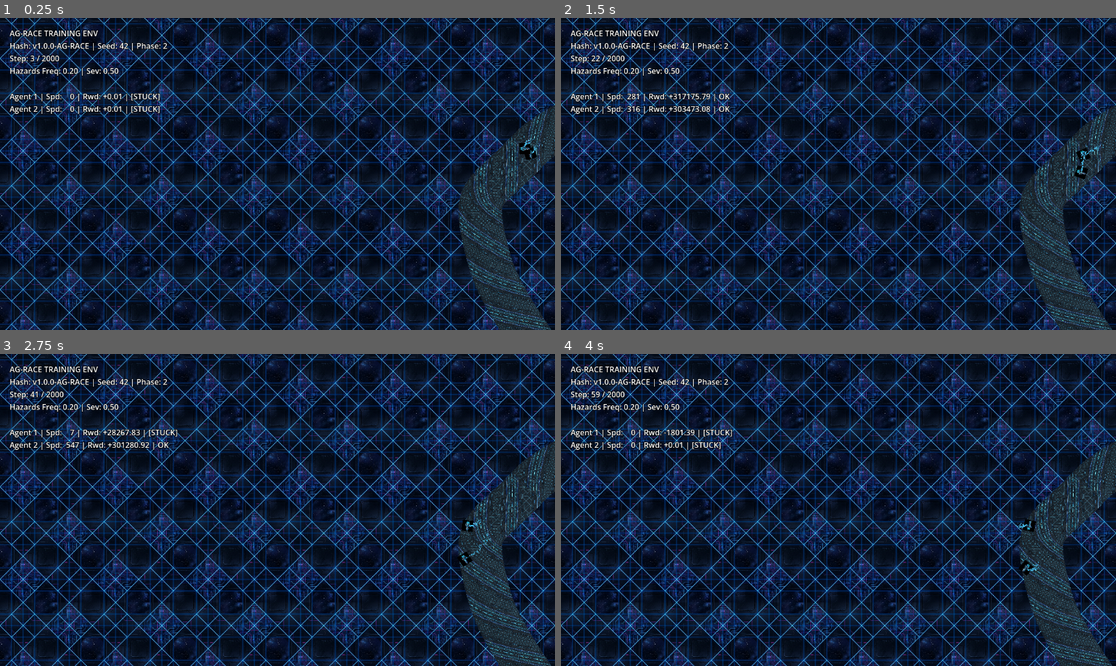
Above: before the commit, frames 1-4 (two rows, left to right).
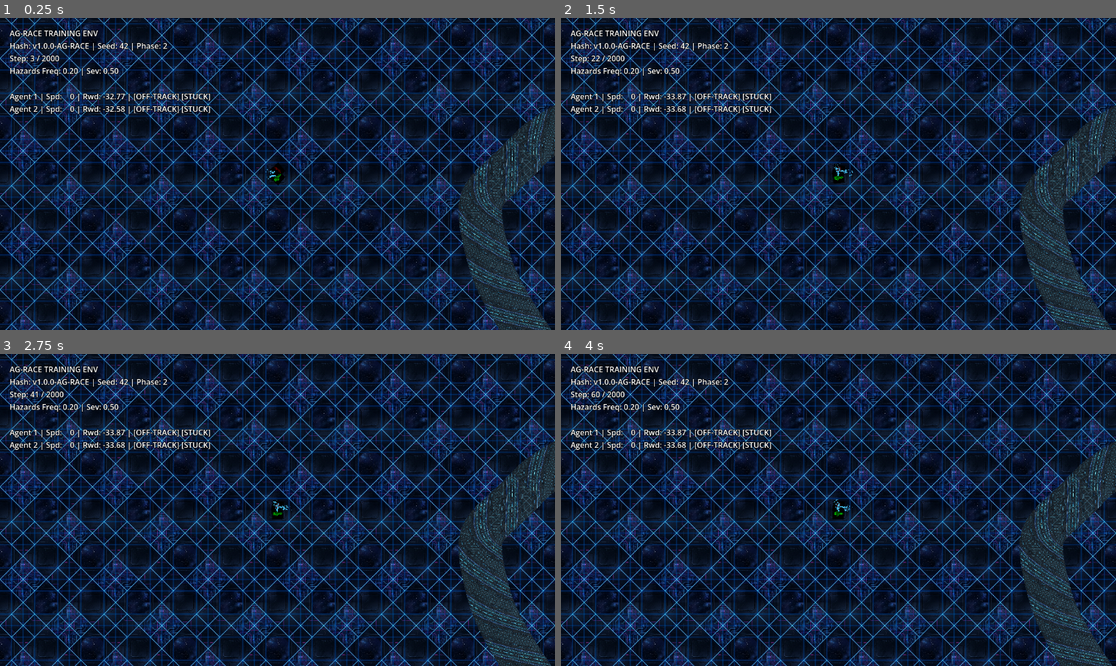
Above: after the commit, the same moments.

Repository: juanmanuelpriet/Jackpot-Jockeys
Game: Godot game, scene res://scenes/Race2D.tscn
Two runs of this game, one before a commit and one after it. Both use one fixed random seed, a clock stepped at 60 frames per second and the inputs below.
Inputs:
- Up to frame 1 (0.25 s): no input
- Up to frame 2 (1.5 s): no input
- Up to frame 3 (2.75 s): no input
- Up to frame 4 (4 s): no input

The runs differ from the first frame. In frame 1, 0.8% of the frame differs, in the area x 18-98%, y 24-54%; in frame 2, 1.0%, in the area x 11-98%, y 24-54%; in frame 3, 1.0%; in frame 4, 0.9%.

Commit message:
Refactor RL: Entorno Gymnasium estricto, BaselineAgent y metricas estabilizadas

Diff:
--- a/hipodromo/agents/AIBrain.tscn
+++ /dev/null
@@ -1,6 +0,0 @@
-[gd_scene format=3 uid="uid://c3m7waa1q4f2"]
-
-[ext_resource type="Script" path="res://agents/AIBrain.gd" id="1_abc"]
-
-[node name="AIBrain" type="Node"]
-script = ExtResource("1_abc")
--- a/hipodromo/agents/AIBrain.gd
+++ b/hipodromo/agents/BaselineAgent.gd
@@ -1,5 +1,7 @@
 extends Node
 class_name BaselineAgent
+
+const OBS_SCHEMA_V1 = "15_dims: [speed, v_x, v_y, s, off_track, stuck, error_h, error_l, w_gust_flag, w_x, w_y, f_mod, ctrl_inv, stun_t, noise_t]"
 
 @export var vehicle_path: NodePath
 var vehicle: Vehicle
@@ -12,10 +14,11 @@
 var is_active: bool = false
 var lookahead_distance: float = 400.0
 
-# Estado interno para fallback
+# Estado interno para fallback y recompensas
 var stuck_timer: float = 0.0
 var prev_progress: float = 0.0
 var off_track_time: float = 0.0
+var prev_steer_action: float = 0.0
 
 func _ready():
 	if has_node(vehicle_path):
@@ -44,17 +47,16 @@
 	var global_pos = vehicle.global_position
 	var s = track_generator.get_progress_scalar(global_pos)
 	var off_track_dist = track_generator.get_off_track_distance(global_pos)
-	var target_pt = get_lookahead_point(lookahead_distance)
-	var dir_to_target = (target_pt - global_pos).normalized()
+
+	var ideal_heading = track_generator.get_ideal_heading(global_pos)
 	var forward = Vector2.RIGHT.rotated(vehicle.rotation)
-
-	var heading_error = forward.angle_to(dir_to_target)
+	var heading_error = forward.angle_to(ideal_heading)
 
 	var obs = {
 		"self_state": {
-			"speed": vehicle.velocity.length() / vehicle.max_speed,
-			"vel_x": vehicle.velocity.x / vehicle.max_speed,
-			"vel_y": vehicle.velocity.y / vehicle.max_speed,
+			"speed": vehicle.velocity.length() / max(1.0, vehicle.max_speed),
+			"vel_x": vehicle.velocity.x / max(1.0, vehicle.max_speed),
+			"vel_y": vehicle.velocity.y / max(1.0, vehicle.max_speed),
 			"progress": s,
 			"off_track": off_track_dist,
 			"stuck_timer": stuck_timer
@@ -62,7 +64,7 @@
 		"track": {
 			"heading_error": heading_error / PI,
 			"lateral_error": off_track_dist / 100.0,
-			"curvature_ahead": 0.0 # Simplificado
+			"curvature_ahead": track_generator.get_local_curvature(s)
 		},
 		"world_events": []
 	}
@@ -76,7 +78,7 @@
 	var dict = get_observation_dict()
 	if dict.is_empty():
 		var empty: Array[float] = []
-		empty.resize(20) # Filler size
+		empty.resize(15)
 		empty.fill(0.0)
 		return empty
 
@@ -89,22 +91,18 @@
 	vec.append(dict["self_state"]["off_track"])
 	vec.append(dict["self_state"]["stuck_timer"])
 
-	# 2. Track errors (2)
+	# 2. Track errors (2) (Normalizamos el array de Tracksensors asumiendo sin raycasts)
 	vec.append(dict["track"]["heading_error"])
 	vec.append(dict["track"]["lateral_error"])
 
 	# 3. World Events (7)
-	var events: Array[float] = dict["world_events"]
+	var events: Array = dict["world_events"]
 	if events.size() == 7:
-		vec.append_array(events)
+		for e in events: vec.append(float(e))
 	else:
 		vec.append_array([0.0, 0.0, 0.0, 1.0, 0.0, 0.0, 0.0])
 
-	# Tamaño total base = 6 + 2 + 7 = 15 dims (Extensible a 85 con raycasts y rivales)
-	# Padding a 20 dims para estabilidad inicial
-	while vec.size() < 20:
-		vec.append(0.0)
-
+	# Tamaño total base garantizado = 6 + 2 + 7 = 15 dims (V1)
 	return vec
 
 # --- CONTROL BASELINE / POLICY ---
@@ -118,7 +116,7 @@
 	var s = track_generator.get_progress_scalar(pos)
 	var off_track = track_generator.get_off_track_distance(pos)
 
-	# Actualizar variables de safety
+	# Actualizar variables de safety (stuck handling real)
 	if vehicle.velocity.length() < 50.0 and vehicle.throttle > 0.1:
 		stuck_timer += delta
 	else:
@@ -130,7 +128,6 @@
 		off_track_time = 0.0
 
 	var target = get_lookahead_point(lookahead_distance)
-	var raw_dist = pos.distance_to(target)
 	var dir_to_target = (target - pos).normalized()
 
 	var forward = Vector2.RIGHT.rotated(vehicle.rotation)
@@ -143,17 +140,21 @@
 	var steer = right_dot * 2.5 # Ganancia Kp simple
 	steer = clamp(steer, -1.0, 1.0)
 
-	# Curvature-based speed modulation
-	# Si el dot frontal es muy bajo, la curva es cerrada
+	# Modulación de aceleración predictiva por curvatura local
+	var curvature_ahead = track_generator.get_local_curvature(s)
+
 	var throttle = 1.0
 	var brake = 0.0
 
-	if forward_dot < 0.3:
+	if abs(curvature_ahead) > 0.015: # Curva fuerte
 		throttle = 0.3
 		brake = 0.5
-	elif forward_dot < 0.7:
+	elif abs(curvature_ahead) > 0.005: # Curva media
 		throttle = 0.6
 		brake = 0.1
+	elif forward_dot < 0.5: # Vehículo mal orientado
+		throttle = 0.2
+		brake = 0.4
 	elif vehicle.velocity.length() > vehicle.max_speed * 0.95:
 		throttle = 0.8 # Lift and coast near topspeed
 
@@ -161,20 +162,20 @@
 
 	# Si está atrapado
 	if stuck_timer > 1.5:
-		# Intento de destrabar: reversa y giro opuesto
 		throttle = 0.0
 		brake = 1.0
-		steer = -sign(steer)
+		steer = -sign(steer) # Intentar reversa opuesta
 
-	# Si va directo a la pared (off-track en aumento rápido)
+	# Si va directo a la pared (off-track crítico)
 	if off_track > 50.0:
 		throttle = 0.2
 		brake = 0.8
-		steer = sign(right_dot) * 1.5 # Oversteer para volver
+		# Emergency Steer hacia el centro asumiendo path cercano
+		steer = sign(right_dot) * 1.5
 
 	return {
-		"throttle": throttle,
-		"brake": brake,
+		"throttle": clamp(throttle, 0.0, 1.0),
+		"brake": clamp(brake, 0.0, 1.0),
 		"steer": clamp(steer, -1.0, 1.0)
 	}
 
@@ -190,10 +191,6 @@
 
 	return track_generator.path.curve.sample_baked(target_offset)
 
-# (Opcional) Correr autónomamente si no está controlado por Race2D explícitamente
-# En el loop final, Race2D debería llamar a compute_baseline_action() y luego inyectarlo al Vehicle.
-# Para compatibilidad del prototipo, lo aplicamos aquí.
-func _physics_process(delta):
-	if is_active and vehicle:
-		var act = compute_baseline_action(delta)
-		vehicle.apply_inputs(act["throttle"], act["brake"], act["steer"])
+# IMPORTANTE: Eliminamos _physics_process interno de este script.
+# En este diseño Gymnasium-Like, es el Entorno (Race2D.step_environment)
+# el que obtiene 'compute_baseline_action()' y luego inyecta las variables a 'v.apply_inputs()'.
--- /dev/null
+++ b/hipodromo/agents/BaselineAgent.tscn
@@ -0,0 +1,6 @@
+[gd_scene format=3 uid="uid://c3m7waa1q4f2"]
+
+[ext_resource type="Script" path="res://agents/BaselineAgent.gd" id="1_abc"]
+
+[node name="BaselineAgent" type="Node"]
+script = ExtResource("1_abc")
--- a/hipodromo/agents/Vehicle.gd
+++ b/hipodromo/agents/Vehicle.gd
@@ -4,13 +4,20 @@
 @export var max_speed: float = 1400.0
 @export var acceleration: float = 1800.0
 @export var turn_speed: float = 3.5
-@export var lateral_grip: float = 4.0 # Cuanto mas alto, menos derrapa (drift)
-@export var drag: float = 1.0 # Fricción con el "aire"
+@export var lateral_grip: float = 4.0
+@export var drag: float = 1.0
 @export var braking: float = 2000.0
 
 var throttle: float = 0.0 # 0.0 a 1.0
 var brake_input: float = 0.0 # 0.0 a 1.0
 var steer: float = 0.0 # -1.0 a 1.0
+
+# --- Modificadores del Entorno (World Events) ---
+var friction_modifier: float = 1.0
+var control_inverted: bool = false
+var sensor_noise: float = 0.0
+var stun_timer: float = 0.0
+var drift_impairment: float = 1.0
 
 @onready var visual = $Visual
 @onready var particles = $EngineParticles
@@ -93,16 +100,11 @@
 	if visual:
 		visual.color = c
 
-# --- Modificadores del Entorno (World Events) ---
-var friction_modifier: float = 1.0
-var control_inverted: bool = false
-var sensor_noise: float = 0.0
-var stun_timer: float = 0.0
-var drift_impairment: float = 1.0
-
-func _process(delta):
-	if stun_timer > 0.0:
-		stun_timer -= delta
+func reset_modifiers():
+	friction_modifier = 1.0
+	control_inverted = false
+	sensor_noise = 0.0
+	drift_impairment = 1.0
 
 func set_friction_modifier(val: float):
 	friction_modifier = max(0.1, val)
--- a/hipodromo/config/EnvironmentConfig.gd
+++ b/hipodromo/config/EnvironmentConfig.gd
@@ -2,17 +2,24 @@
 class_name EnvironmentConfig
 
 @export var config_hash: String = "v1.0.0-AG-RACE"
-@export var curriculum_phase: int = 1 # 1: sin rivales, 2: 1 rival, 3: múltiples agentes + caos
-@export var train_split: String = "train" # train, val, test
+@export var curriculum_phase: int = 1
+@export var train_split: String = "train"
 @export var base_seed: int = 42
 
 @export var max_steps_per_episode: int = 2000
 @export var physics_fps: int = 60
 @export var inference_fps: int = 15
+@export var action_repeat: int = 4 # (physics_fps / inference_fps) esperado
+
+# Parámetros físicos configurables desde fuera
+@export var base_friction: float = 1.0
+@export var track_width: float = 300.0
 
 @export var num_agents: int = 1
 @export var hazard_frequency: float = 0.0
 @export var max_hazard_severity: float = 0.0
+
+@export var enable_events: bool = false
 
 func _init(seed_val: int = 42, phase: int = 1, split: String = "train"):
 	base_seed = seed_val
@@ -24,13 +31,16 @@
 func setup_curriculum():
 	if curriculum_phase == 1:
 		num_agents = 1
+		enable_events = false
 		hazard_frequency = 0.0
 		max_hazard_severity = 0.0
 	elif curriculum_phase == 2:
 		num_agents = 2
+		enable_events = true
 		hazard_frequency = 0.2
 		max_hazard_severity = 0.5
 	else:
 		num_agents = 4
+		enable_events = true
 		hazard_frequency = 0.8
 		max_hazard_severity = 1.0
--- /dev/null
+++ b/hipodromo/evaluate_integration.gd
@@ -0,0 +1,26 @@
+extends SceneTree
+
+func _init():
+	print("--- INICIANDO INTEGRATION TEST ---")
+	var root = get_root()
+	var race = preload("res://scenes/Race2D.tscn").instantiate()
+	root.add_child(race)
+
+	var config = EnvironmentConfig.new(1234, 2, "test")
+	config.max_steps_per_episode = 150 # Prueba corta
+
+	var obs = race.reset_environment(config)
+	print("Initial Obs Size: ", obs.size(), " | Dim: ", obs[0].size())
+
+	var steps = 0
+	var done = false
+	while not done and steps < 200:
+		# Dummy step simulación de FPS
+		race._physics_process(1.0/15.0)
+		done = race.current_step >= config.max_steps_per_episode
+		steps += 1
+		if steps % 50 == 0:
+			print("Step ", steps, " reached.")
+
+	print("--- TEST FINALIZADO CON ÉXITO ---")
+	quit()
--- a/hipodromo/scenes/Race2D.gd
+++ b/hipodromo/scenes/Race2D.gd
@@ -59,48 +59,55 @@
 
 # --- REQUERIMIENTOS ESTRICTOS DE RL ---
 
-func reset_environment(config: EnvironmentConfig):
+func reset_environment(config: EnvironmentConfig, custom_seed: int = -1) -> Array:
 	is_running = false
 	env_config = config
+
+	if custom_seed != -1:
+		env_config.base_seed = custom_seed
+
 	current_step = 0
 	time_since_last_inference = 0.0
 
-	# 1. Determinismo absoluto
+	# 1. Determinismo Absoluto
 	seed(env_config.base_seed)
-	print("[AG-RACE] Reset Environment - Seed: ", env_config.base_seed, " Config Hash: ", env_config.config_hash)
-
-	# 2. Generar Pista Determinista
+	print("[ag-race] Reset Env | Seed: %d | Config: %s | Agents: %d" % [env_config.base_seed, env_config.config_hash, env_config.num_agents])
+
+	# 2. Reconstrucción Semilla Estricta
 	track_generator.generate_track(env_config.base_seed)
 
-	# Limpiar agentes viejos
 	for v in vehicles: if is_instance_valid(v): v.queue_free()
 	for b in brains: if is_instance_valid(b): b.queue_free()
 	vehicles.clear()
 	brains.clear()
 	agent_progress_mem.clear()
 
-	# Wait one frame for splines to build correctly
-	call_deferred("_spawn_agents_and_start")
-
-func _spawn_agents_and_start():
+	# Spawn síncrono para RL
+	_spawn_agents_sync()
+
+	# Devuelve las primeras observaciones
+	var initial_obs = []
+	for b in brains:
+		initial_obs.append(b.get_observation_vector())
+	return initial_obs
+
+func _spawn_agents_sync():
 	var start_transform = track_generator.get_start_transform()
-
 	var vehicle_scene = preload("res://agents/Vehicle.tscn")
-	var brain_scene = preload("res://agents/AIBrain.tscn")
+	var brain_scene = preload("res://agents/BaselineAgent.tscn")
 	var colors = [Color.RED, Color.GREEN, Color.BLUE, Color.YELLOW]
 
 	for i in range(env_config.num_agents):
 		var v = vehicle_scene.instantiate() as Node2D
 		var brain = brain_scene.instantiate()
 
-		# Offset lateral estable y determinista
+		# Offset lateral estable anclado a base_seed
 		var y_offset = (i - (env_config.num_agents - 1) / 2.0) * 50.0
-		var local_offset = Vector2(0, y_offset)
-		var offset_pos = start_transform.basis_xform(local_offset)
+		var offset_pos = start_transform.basis_xform(Vector2(0, y_offset))
 
 		v.global_position = start_transform.get_origin() + offset_pos
 		v.rotation = start_transform.get_rotation()
-		v.set_deferred("visual.color", colors[i % colors.size()])
+		v.get_node("Visual").modulate = colors[i % colors.size()]
 
 		vehicles_parent.add_child(v)
 		vehicles.append(v)
@@ -109,16 +116,15 @@
 		v.add_child(brain)
 		brains.append(brain)
 
-	# Setup brains & world events
 	for b in brains:
 		b.vehicle = b.get_parent()
 		b.setup(track_generator, world_event_manager, vehicles)
 
-	world_event_manager.initialize(env_config, vehicles, track_generator.get_track_length())
+	world_event_manager.initialize(env_config, vehicles)
 	is_running = true
 
-# Loop Desacoplado (Engine corre a 60Hz de físicas nativas)
-# Llamamos a step() a la frecuencia de inferencia (ej. 15Hz o 20Hz)
+# Loop Desacoplado: Llamamos internamente a step() si es Demomode,
+# o esperamos comando de Python.
 func _physics_process(delta):
 	if not is_running: return
 
@@ -126,58 +132,91 @@
 	var inference_dt = 1.0 / float(env_config.inference_fps)
 
 	if time_since_last_inference >= inference_dt:
-		# En un loop real externo, aquí pausaríamos y enviaríamos obs a Python.
-		# Como es standalone, obtenemos acciones del Baseline.
+		# Standalone Demo Loop
 		var actions: Array[Dictionary] = []
 		for i in range(env_config.num_agents):
-			var act = brains[i].compute_baseline_action(time_since_last_inference)
-			actions.append(act)
+			actions.append(brains[i].compute_baseline_action(time_since_last_inference))
 
 		var step_data = step_environment(actions, time_since_last_inference)
-		time_since_last_inference = 0.0
+		time_since_last_inference -= inference_dt
 
 		if is_instance_valid(hud):
 			hud.update_telemetry(env_config, current_step, vehicles, brains, step_data["rewards"])
 
-# Ejecutar un paso de inferencia y devolver estado completo
+		if step_data["terminated"] or step_data["truncated"]:
+			_log_episode_stats()
+			reset_environment(env_config)
+
+# API GYMNASIUM STRICTA
 func step_environment(actions: Array[Dictionary], dt: float) -> Dictionary:
 	current_step += 1
-	var rewards = []
-	var observations = []
-
-	# 1. Avance del Mundo (Eventos)
-	world_event_manager.apply_events_to_agents(dt)
-
-	# 2. Aplicar Acciones (Action Hold inter-frames)
+	var rewards: Array[float] = []
+	var observations: Array[Array] = []
+	var infos: Array[Dictionary] = []
+
+	# 1. Aplicar variables del mundo
+	world_event_manager.step_events(dt)
+
+	# 2. Inject Actions (Action Hold)
 	for i in range(vehicles.size()):
 		var v = vehicles[i]
 		var act = actions[i]
 		v.apply_inputs(act["throttle"], act["brake"], act["steer"])
-
-	# 3. Calcular Recompensas Basadas en Métricas Puras
+		# Asumimos físicas auto-actualizadas por el motor durante los `action_repeat` frames
+
+	# 3. Extraer Recompensas y Estado
 	for i in range(vehicles.size()):
 		var v = vehicles[i]
+		var b = brains[i]
 		var current_s = track_generator.get_progress_scalar(v.global_position)
 		var ds = current_s - agent_progress_mem[i]
 
-		# Manejo simple de vueltas (loop de progreso 0.99 -> 0.01)
-		if ds < -0.5: ds += 1.0
-		elif ds > 0.5: ds -= 1.0
+		# Edge case: Completar la vuelta (Loop track)
+		var lap_completed = false
+		if ds < -0.5:
+			ds += 1.0
+			lap_completed = true
+		elif ds > 0.5:
+			ds -= 1.0
 
 		agent_progress_mem[i] = current_s
+		var ds_meters = ds * track_generator.get_track_length()
 
 		var off_track_dist = track_generator.get_off_track_distance(v.global_position)
-		var is_off_track = off_track_dist > 5.0
-		var is_stuck = brains[i].stuck_timer > 1.0
-		var r = reward_manager.calculate_reward(ds * track_generator.get_track_length(), is_off_track, is_stuck, 0, false)
+
+		# Calcular métricas puras
+		var r = reward_manager.calculate_reward(
+			ds_meters,
+			off_track_dist,
+			b.stuck_timer > 1.0,
+			0, # TODO: collisions tracking real
+			lap_completed,
+			actions[i]["steer"] - b.prev_steer_action
+		)
+		b.prev_steer_action = actions[i]["steer"]
+
 		rewards.append(r)
-		observations.append(brains[i].get_observation_vector())
-
-	var done = current_step >= env_config.max_steps_per_episode
+		observations.append(b.get_observation_vector())
+		infos.append({
+			"agent_id": i,
+			"progress": current_s,
+			"off_track_dist": off_track_dist,
+			"lap_complete": lap_completed
+		})
+
+	var truncated = current_step >= env_config.max_steps_per_episode
+	var terminated = false # Expandible si todos mueren
 
 	return {
 		"observations": observations,
 		"rewards": rewards,
-		"done": done,
-		"info": {"step": current_step}
+		"terminated": terminated,
+		"truncated": truncated,
+		"info": {"step": current_step, "agent_infos": infos}
 	}
+
+func _log_episode_stats():
+	print("--- EPISODE END ---")
+	print("Seed: %d | Total Steps: %d" % [env_config.base_seed, current_step])
+	for i in range(vehicles.size()):
+		print("Agent %d | Final Prog: %.2f | Stuck: %.1fs" % [i, agent_progress_mem[i], brains[i].stuck_timer])
--- a/hipodromo/scripts/RewardManager.gd
+++ b/hipodromo/scripts/RewardManager.gd
@@ -1,34 +1,43 @@
 extends Node
 class_name RewardManager
 
-# Pesos de las Recompensas/Penalizaciones
+# Pesos configurables de Recompensas y Penalizaciones
 @export var w_progress: float = 1.0
 @export var w_off_track: float = -0.5
 @export var w_stuck: float = -1.0
-@export var w_collision: float = -0.2
-@export var w_checkpoint: float = 5.0
+@export var w_collision: float = -0.5
+@export var w_lap_complete: float = 10.0
+@export var w_erratic_steer: float = -0.05
 @export var survival_bonus: float = 0.01
 
-# Calcula la recompensa para un agente en el tick actual
-func calculate_reward(s_delta: float, is_off_track: bool, is_stuck: bool, collisions: int, checkpoint_reached: bool) -> float:
+# Calcula la recompensa para un agente en el tick de inferencia actual
+func calculate_reward(s_delta: float, off_track_dist: float, is_stuck: bool, collisions: int, lap_complete: bool, steer_change: float = 0.0) -> float:
 	var r = survival_bonus
 
-	# Progreso a lo largo de la spline de la pista
+	# Avance Positivo a lo largo de la spline de la pista
 	if s_delta > 0:
 		r += s_delta * w_progress
 	else:
-		r += s_delta * (w_progress * 0.5) # Penaliza un poco el ir en reversa
+		r += s_delta * (w_progress * 1.5) # Penaliza más fuerte ir en reversa
 
-	if is_off_track:
-		r += w_off_track
+	# Penalización Off-Track dependiente de distancia
+	if off_track_dist > 0.0:
+		r += w_off_track * (1.0 + off_track_dist * 0.05)
 
+	# Penalización Stuck
 	if is_stuck:
 		r += w_stuck
 
+	# Colisiones
 	if collisions > 0:
 		r += collisions * w_collision
 
-	if checkpoint_reached:
-		r += w_checkpoint
+	# Conducción Errática / Zig-zag (diferencia brusca inter-frame del steer si se dispone)
+	if abs(steer_change) > 0.1:
+		r += w_erratic_steer * abs(steer_change)
+
+	# Vuelta Completa / Checkpoint Mayor
+	if lap_complete:
+		r += w_lap_complete
 
 	return r
--- a/hipodromo/track/TrackGenerator.gd
+++ b/hipodromo/track/TrackGenerator.gd
@@ -127,30 +127,42 @@
 	var dir = (waypoints[1] - waypoints[0]).normalized()
 	return Transform2D(dir.angle(), pos)
 
-# --- Métricas Espaciales para RL ---
+# --- Métricas Espaciales Avanzadas para RL ---
 
-# Devuelve la longitud total de la pista
 func get_track_length() -> float:
 	if is_instance_valid(path) and path.curve:
 		return path.curve.get_baked_length()
 	return 0.0
 
-# Devuelve el progreso 's' en metros a lo largo de la spline central
 func get_progress_scalar(global_pos: Vector2) -> float:
 	if not is_instance_valid(path) or not path.curve: return 0.0
 	var local_pos = path.to_local(global_pos)
 	return path.curve.get_closest_offset(local_pos)
 
-# Devuelve qué tan fuera de los límites de la pista está un punto (0 si está dentro)
 func get_off_track_distance(global_pos: Vector2) -> float:
 	if not is_instance_valid(path) or not path.curve: return 0.0
 	var local_pos = path.to_local(global_pos)
 	var closest_pt = path.curve.get_closest_point(local_pos)
 	var dist_to_center = local_pos.distance_to(closest_pt)
+	var edge_dist = (track_width / 2.0) - 15.0
+	return max(0.0, dist_to_center - edge_dist)
 
-	# track_width es el ancho total, el borde visual está en track_width / 2.0
-	# Usamos un margen interno de -15.0 igual que la colisión
-	var edge_dist = (track_width / 2.0) - 15.0
-	var off_track = dist_to_center - edge_dist
+# Devuelve el vector normalizado que apunta a lo largo de la pista en esa posición
+func get_ideal_heading(global_pos: Vector2) -> Vector2:
+	if not is_instance_valid(path) or not path.curve: return Vector2.RIGHT
+	var offset = get_progress_scalar(global_pos)
+	var tangent = path.curve.sample_baked_with_rotation(offset).x.normalized()
+	return path.to_global(tangent) - path.global_position
 
-	return max(0.0, off_track)
+# Estima la curvatura track en el progreso s buscando dTheta / dS
+func get_local_curvature(s: float) -> float:
+	if not is_instance_valid(path) or not path.curve: return 0.0
+	var sample_dist = 20.0
+	var len = get_track_length()
+	var s_next = fmod(s + sample_dist, len)
+
+	var t1 = path.curve.sample_baked_with_rotation(s).x
+	var t2 = path.curve.sample_baked_with_rotation(s_next).x
+
+	var angle_diff = t1.angle_to(t2)
+	return angle_diff / sample_dist # Rads per meter
--- a/hipodromo/track/WorldEventManager.gd
+++ b/hipodromo/track/WorldEventManager.gd
@@ -10,23 +10,25 @@
 
 # Referencias
 var agents: Array = []
-var track_length: float = 0.0
-
+var active_allowed: bool = false
 @export var max_active_events: int = 2
 
 # Inicializa el RNG y el Schedule
-func initialize(config: EnvironmentConfig, vehicles: Array, total_track_length: float):
+func initialize(config: EnvironmentConfig, vehicles: Array):
 	global_config = config
 	agents = vehicles
-	track_length = total_track_length
 
 	rng = RandomNumberGenerator.new()
-	rng.seed = global_config.base_seed + 100 # Offset semilla events
+	rng.seed = hash(str(global_config.base_seed) + "_world_events")
 
 	active_events.clear()
+	active_allowed = global_config.enable_events
 	reset_agents_modifiers()
 
-func _physics_process(delta):
+# Debería ser llamado manualmente en el step_environment desde Race2D.gd
+func step_events(delta: float):
+	if not active_allowed: return
+
 	# Decrementar timers y remover expirados
 	var to_remove = []
 	for e in active_events:
@@ -38,9 +40,9 @@
 		active_events.erase(e)
 
 	# Probabilidad de nuevo evento por fase de currículo
-	if global_config and global_config.hazard_frequency > 0.0:
+	if global_config.hazard_frequency > 0.0:
 		if active_events.size() < max_active_events:
-			# Un roll simple por segundo (aproximado ajustado por dt)
+			# Aproximación probabilística Poisson determinista
 			if rng.randf() < global_config.hazard_frequency * delta * 0.5:
 				spawn_event()
 
@@ -71,48 +73,43 @@
 
 func reset_agents_modifiers():
 	for a in agents:
-		if is_instance_valid(a):
-			a.set_friction_modifier(1.0)
-			a.set_control_inversion(false)
-			a.set_drift_impairment(1.0)
-			a.set_sensor_noise(0.0)
+		if is_instance_valid(a) and a.has_method("reset_modifiers"):
+			a.reset_modifiers()
 
 func apply_events_to_agents(delta: float):
-	reset_agents_modifiers() # Reset base config cada frame, luego acumulamos
+	reset_agents_modifiers() # Reset base config cada frame, luego acumulamos sobreescribiendo
 
 	for e in active_events:
 		var a = e["target"]
 		if not is_instance_valid(a): continue
 
-		# Decaimiento y aplicación
 		match e["type"]:
 			EventType.WIND_GUST:
-				# Vector viento empujando a la derecha local
 				var push = Vector2.RIGHT.rotated(a.rotation + PI/2) * 500.0 * e["severity"] * delta
 				a.apply_disturbance(push)
 			EventType.LOW_GRIP:
 				a.set_friction_modifier(1.0 - (0.5 * e["severity"]))
 				a.set_drift_impairment(1.0 - (0.5 * e["severity"]))
 			EventType.CONTROL_INVERTED:
-				if e["severity"] > 0.5: # Hard switch boolean
+				if e["severity"] > 0.5:
 					a.set_control_inversion(true)
 			EventType.SHORT_STUN:
 				a.apply_stun(e["time_left"])
 			EventType.SENSOR_NOISE:
 				a.set_sensor_noise(e["severity"])
 
-# Expone el estado a las observaciones de RL (Vector estructurado)
-func get_events_vector_for_agent(agent: Vehicle) -> Array[float]:
-	# Para la matriz fija, representamos si sufro algo:
-	# [is_windy, wind_x, wind_y, fri_mod, ctrl_inv, is_stunned, noise_lvl]
+# Expone el estado a las observaciones de RL (Vector estructurado 7 dims)
+func get_events_vector_for_agent(agent: Node) -> Array[float]:
 	var v: Array[float] = [0.0, 0.0, 0.0, 1.0, 0.0, 0.0, 0.0]
+	if not active_allowed:
+		return v
 
 	for e in active_events:
 		if e["target"] == agent:
 			match e["type"]:
 				EventType.WIND_GUST:
 					v[0] = 1.0
-					v[1] = 1.0 * e["severity"] # Simplificado
+					v[1] = 1.0 * e["severity"]
 					v[2] = 0.0
 				EventType.LOW_GRIP:
 					v[3] = 1.0 - (0.5 * e["severity"])
Not shown, added: hipodromo/agents/BaselineAgent.gd.uid
